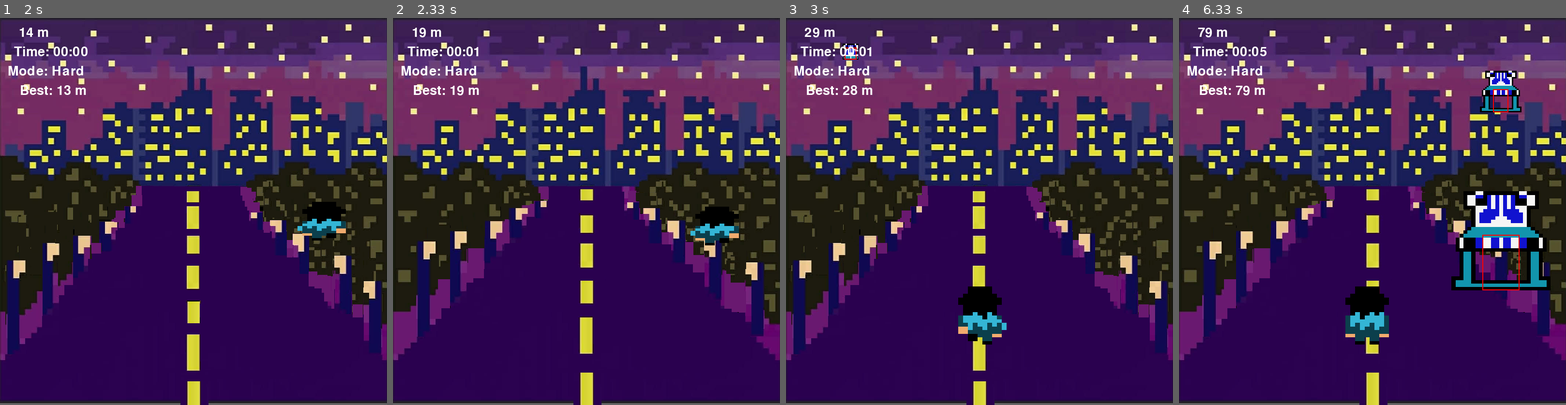
Above: before the commit, frames 1-4 (left to right).
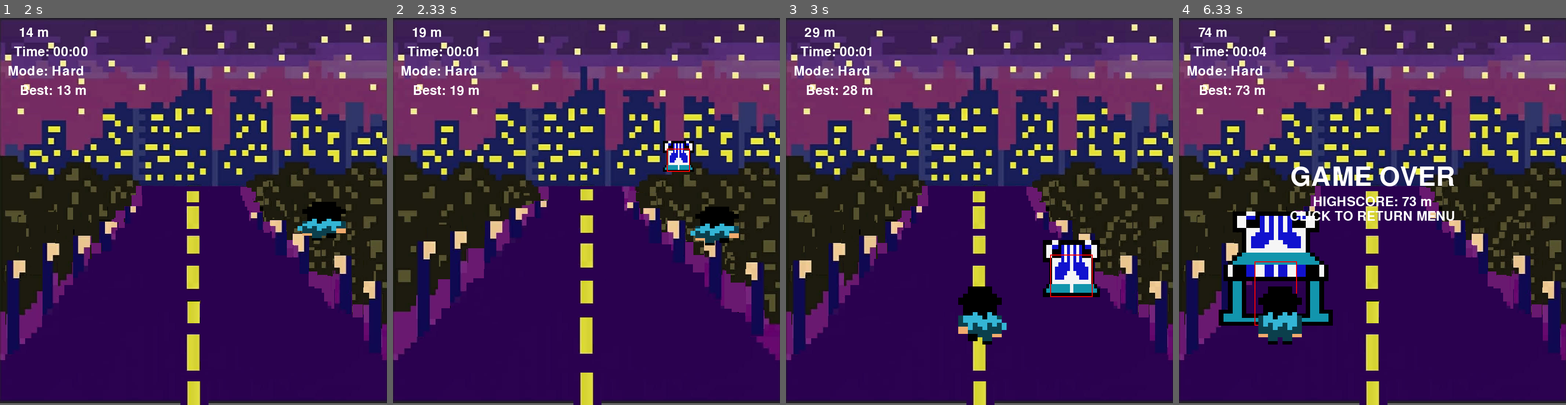
Above: after the commit, the same moments.

Repository: SiapnoAlicarSarah/pygame2
Game: pygame game, started from game.py
Two runs of this game, one before a commit and one after it. Both use one fixed random seed, a clock stepped at 60 frames per second and the inputs below.
Inputs (mouse positions are in pixels of both pictures, inside the frame that each line leads up to):
- Up to frame 1 (2 s): click (193, 211) at 0.38 s; click (232, 296) at 0.72 s; click (69, 199) at 1.05 s; hold Right 1.33-1.8 s; move the mouse to (336, 346) at 1.37 s; hold Up from 1.83 s (still down)
- Up to frame 2 (2.33 s): release Up at 2.13 s
- Up to frame 3 (3 s): hold Left from 2.67 s (still down)
- Up to frame 4 (6.33 s): release Left at 3.2 s; hold Down 3.23-3.53 s; hold Left 3.57-3.97 s; hold Up 4-4.37 s; hold Right 4.4-5.03 s; hold Down 5.07-5.43 s; hold Left 5.47-5.93 s; hold Right from 5.97 s (still down)

Frame 1 is identical in both runs. In frame 2, 0.6% of the frame differs, in the area x 69-78%, y 31-40%; in frame 3, 2.1%; in frame 4, 22%, in the area x 1-99%, y 2-94%.

Commit message:
Update obstacle class with custom spawn positions
Refactor obstacle spawning and position handling.

Diff:
--- a/obstacles.py
+++ b/obstacles.py
@@ -7,34 +7,51 @@
         self.lanes = lanes
         self.height = height
 
-        self.lane = random.randint(0, 2)
         self.type = random.choice(["low", "high"])
 
-        self.x = self.lanes.get_lane_x(self.lane)
+        # --------------------------------
+        # CUSTOM SPAWN POSITIONS
+        # --------------------------------
+        self.spawn_positions = [
+            200,   # left lane x position
+            590    # right lane x position
+        ]
 
-        # -----------------------------
-        # START FAR AWAY (HORIZON)
-        # -----------------------------
-        self.y = -150  # start off-screen (far distance)
+        # choose one of your positions
+        self.x = random.choice(self.spawn_positions)
 
-        self.base_speed = 220  # slow at start
-        self.max_speed = 650   # fast when near player
+        # start far away
+        self.y = 200
+
+        self.base_speed = 220
+        self.max_speed = 650
 
         # load images
         if self.type == "low":
-            self.base_image = pygame.image.load("low_obstacle.png").convert_alpha()
+            self.base_image = pygame.image.load(
+                "low_obstacle.png"
+            ).convert_alpha()
+
             self.base_size = (80, 80)
             self.hitbox_size = (60, 60)
+
         else:
-            self.base_image = pygame.image.load("high_obstacle.png").convert_alpha()
+            self.base_image = pygame.image.load(
+                "high_obstacle.png"
+            ).convert_alpha()
+
             self.base_size = (160, 160)
             self.hitbox_size = (60, 90)
 
         self.image = self.base_image
-        self.rect = self.image.get_rect(center=(self.x, self.y))
-        self.hitbox = pygame.Rect(0, 0, *self.hitbox_size)
+        self.rect = self.image.get_rect(
+            center=(self.x, self.y)
+        )
 
-        # perspective settings
+        self.hitbox = pygame.Rect(
+            0, 0, *self.hitbox_size
+        )
+
         self.min_scale = 0.3
         self.max_scale = 3
 
